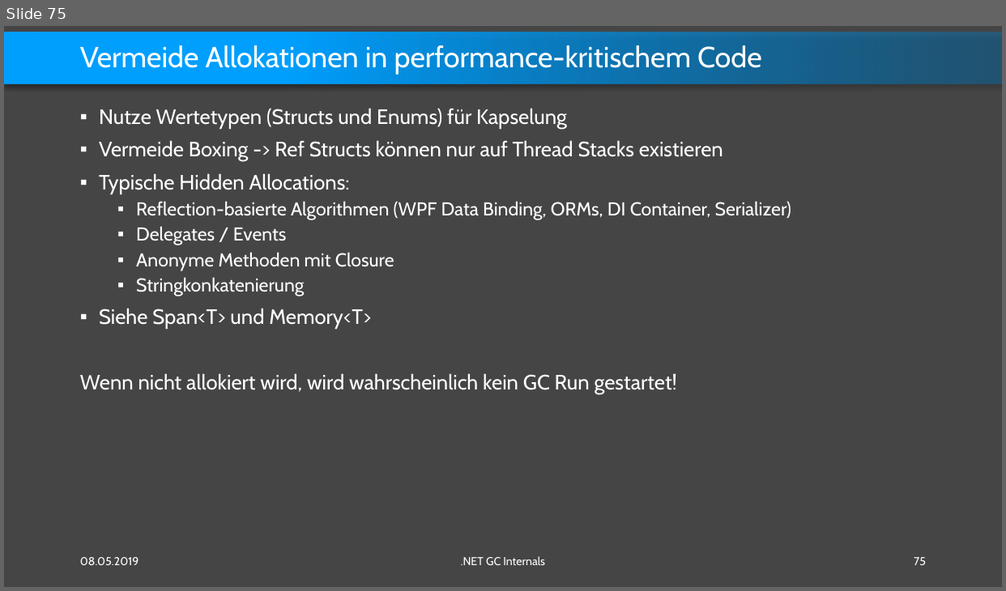
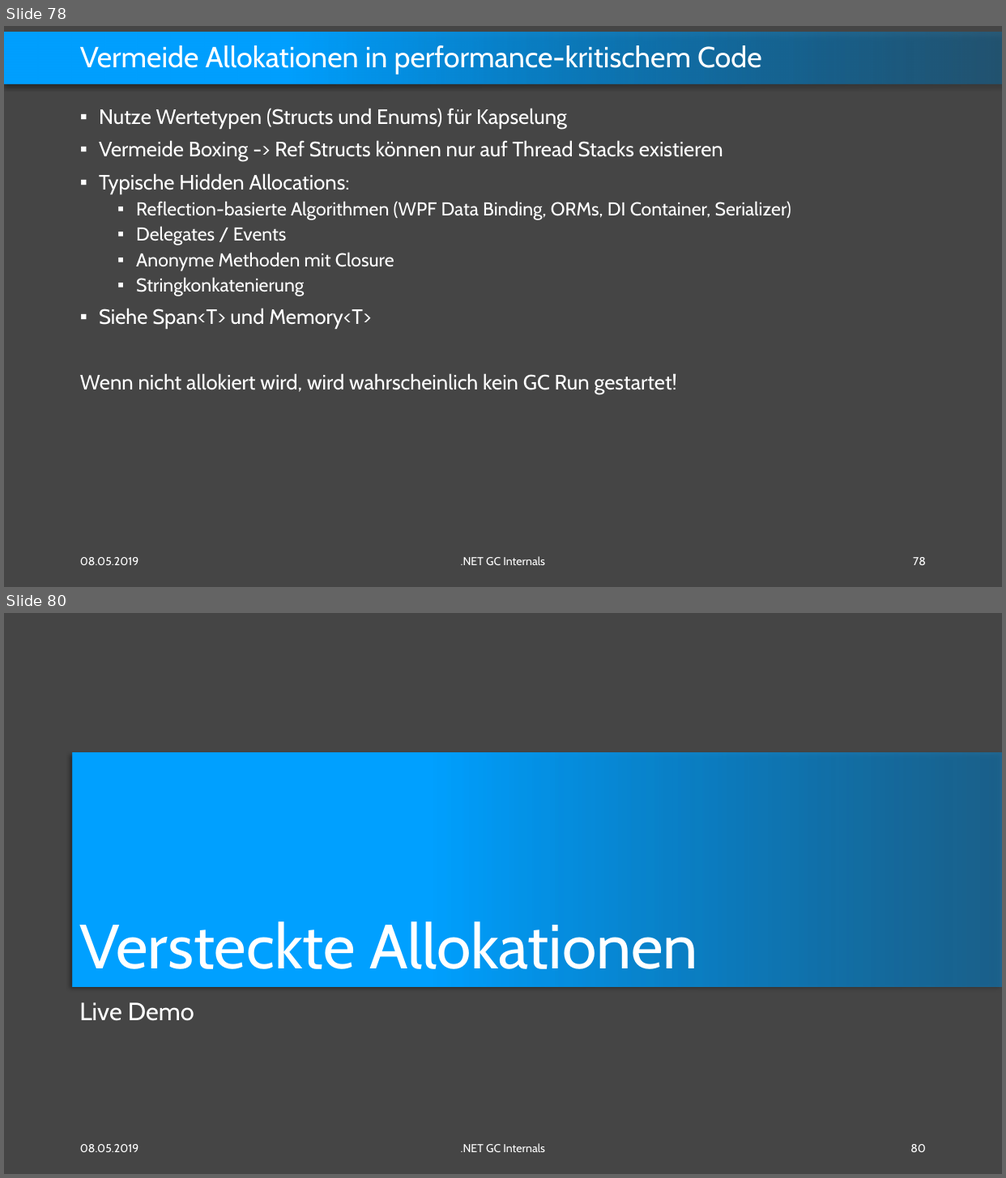
Before and after one commit to feO2x/DotnetGCInternals, a slide deck: Dotnet GC Internals.pptx. Shown one above the other, each under a label of ours: slide 75 before the commit, slides 78 and 80 after it; the slides between them are not shown. The pictures are 1006x591 and 1006x1178 pixels, drawn with LibreOffice and Linux fonts; fonts in the diff are those of the drawing. Boxes give left, top, right and bottom in pixels: in the first picture for what was removed or moved away, otherwise in the second. Text is boxed around its words. In the diff, an @@ line names an element or a change of style, - is before the commit and + after.

```diff
--- a/Dotnet GC Internals.pptx
+++ b/Dotnet GC Internals.pptx
@@ slide 80 added at (4,613,1002,1174), background #454545 @@
@@ rectangle added at (73,753,1002,986), fill gradient #0088D9 to #00A0FF @@
@@ title added at (79,916,698,982), 60 pt, text #FFFFFF @@
+Versteckte Allokationen
@@ text added at (79,1003,194,1021), 24 pt, text #FFFFFF @@
+Live Demo
@@ text added at (80,1144,139,1152), 11 pt, text #FFFFFF @@
+08.05.2019
@@ text added at (461,1144,545,1152), 11 pt, text #FFFFFF @@
+.NET GC Internals
@@ page number added at (910,1144,926,1152), 11 pt, text #FFFFFF @@
+80
@@ what was slide 75 is now slide 78 @@
@@ page number at (913,557,926,565): text changed @@
-75
+78
```
Also in this commit, not shown: 1 slide changed, 4 other slides added.
